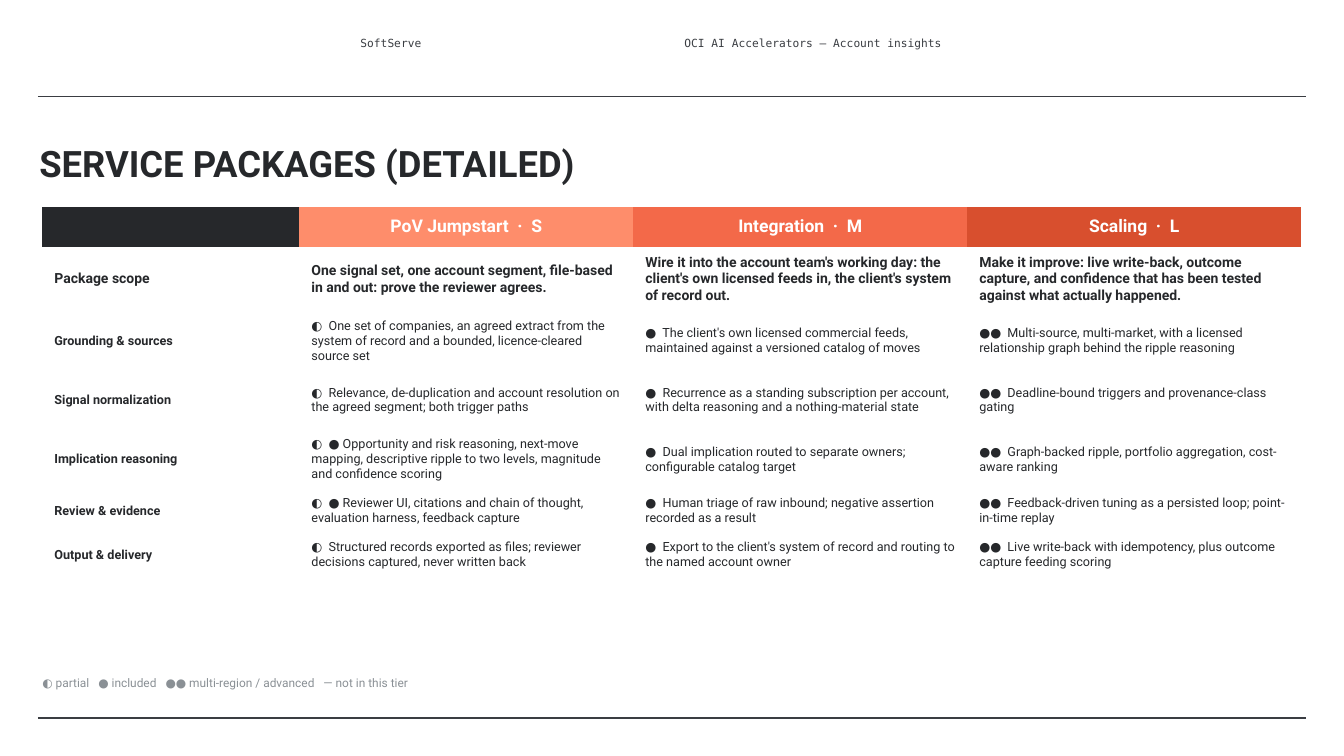
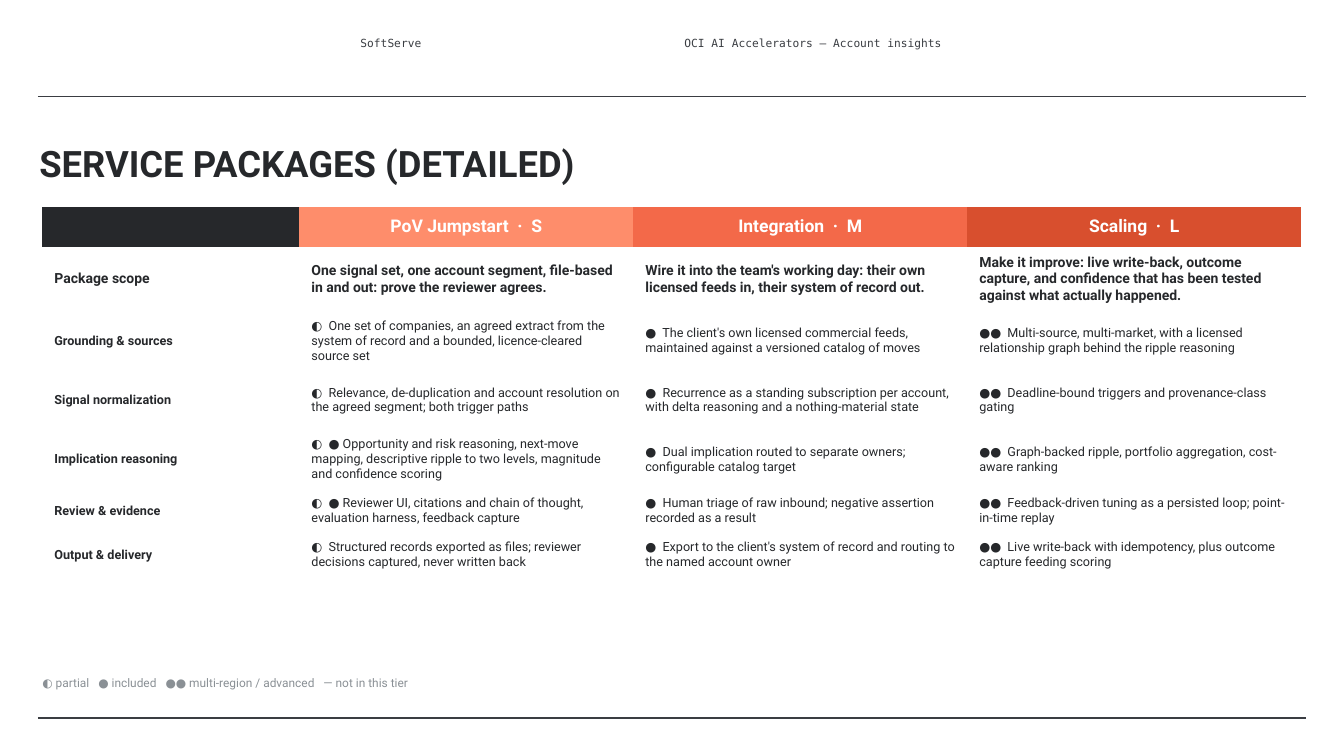
Before and after one commit to alexey-orlov/AO-Personal-OS, a slide deck: slide 10 of outputs/oracle-packs/account-insights/artifacts/account-insights-sales-deck.pptx. Drawn at 1344x756 pixels with LibreOffice and Linux fonts; fonts in the diff are those of the drawing; background and template pictures are left out. Boxes give left, top, right and bottom in pixels: in the first picture for what was removed or moved away, otherwise in the second. Text is boxed around its words. In the diff, an @@ line names an element or a change of style, - is before the commit and + after.

```diff
--- a/outputs/oracle-packs/account-insights/artifacts/account-insights-sales-deck.pptx
+++ b/outputs/oracle-packs/account-insights/artifacts/account-insights-sales-deck.pptx
@@ table at (42, 207, 1301, 573) @@
-row 2, column 3: Wire it into the account team's working day: the client's own licensed feeds in, the client's system of record out.
+row 2, column 3: Wire it into the team's working day: their own licensed feeds in, their system of record out.
```
Also in this commit, not shown: 1 other slide changed, 2 other files.
